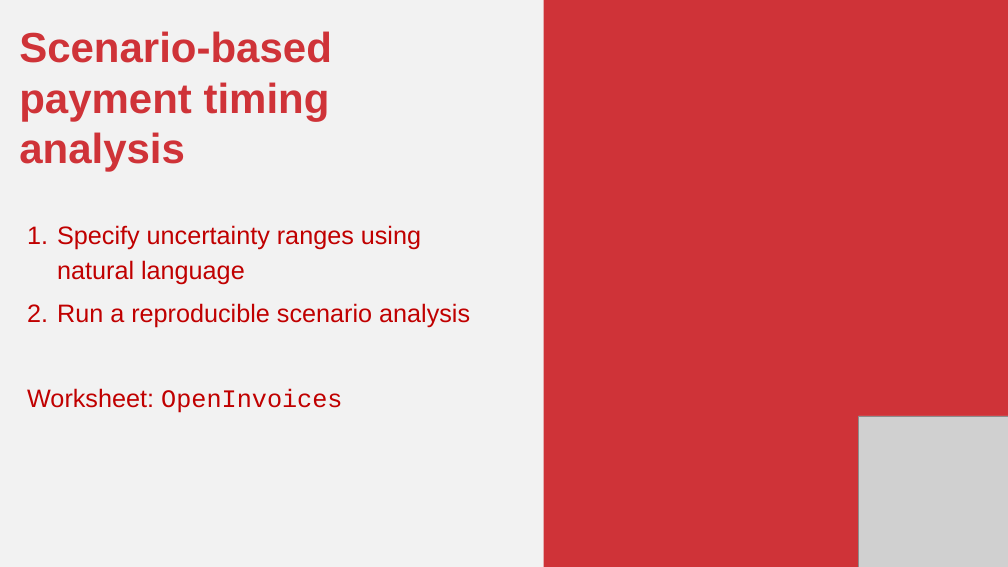
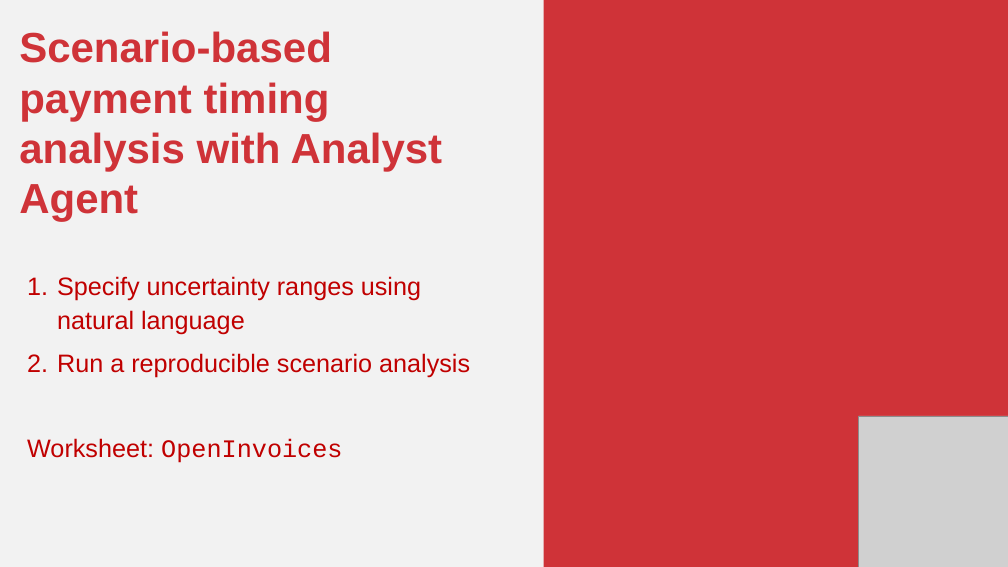
Before and after one commit to stringfestdata/iofm-new-excel-stack, a slide deck: slide 7 of iofm-new-excel-stack.pptx. Drawn at 1008x567 pixels with LibreOffice and Linux fonts; fonts in the diff are those of the drawing; grey boxes stand for pictures. Boxes give left, top, right and bottom in pixels: in the first picture for what was removed or moved away, otherwise in the second. Text is boxed around its words. In the diff, an @@ line names an element or a change of style, - is before the commit and + after.

```diff
--- a/iofm-new-excel-stack.pptx
+++ b/iofm-new-excel-stack.pptx
@@ text at box(19, 31, 443, 222): text changed @@
-Scenario-based payment timing analysis
+Scenario-based payment timing analysis with Analyst Agent
```
Also in this commit, not shown: 1 other slide changed, 1 other file.
